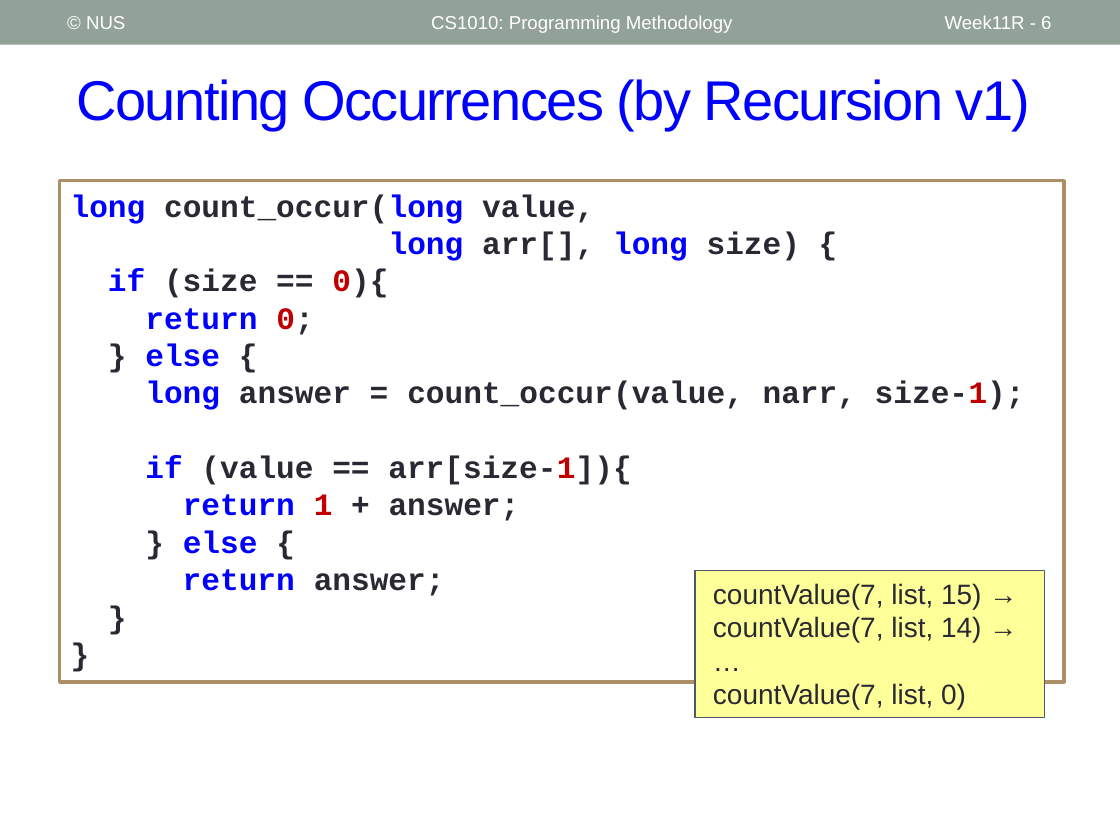
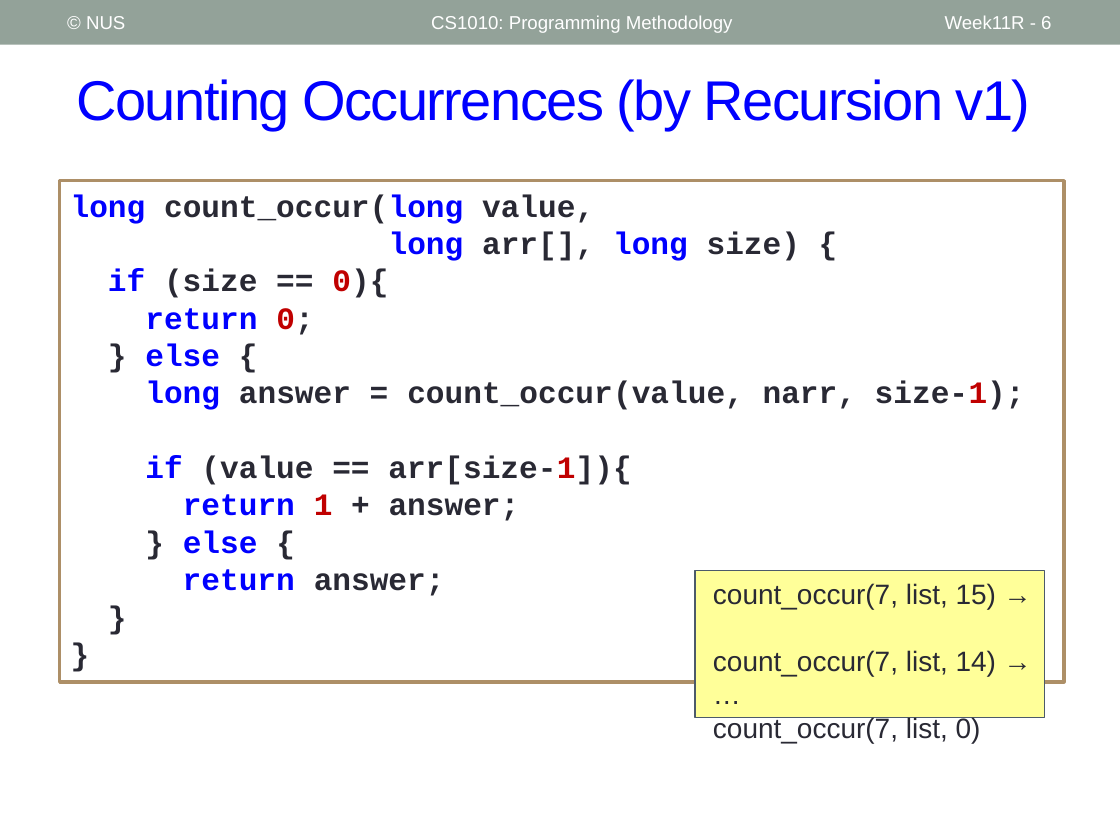
Before and after one commit to nus-cs1010-2526-s2/website, a slide deck: slide 6 of slides/Week11_Recap.pptx. Drawn at 1120x840 pixels with LibreOffice and Linux fonts; fonts in the diff are those of the drawing. Boxes give left, top, right and bottom in pixels: in the first picture for what was removed or moved away, otherwise in the second. Text is boxed around its words. In the diff, an @@ line names an element or a change of style, - is before the commit and + after.

```diff
--- a/slides/Week11_Recap.pptx
+++ b/slides/Week11_Recap.pptx
@@ text in rectangle at bbox=[713, 583, 996, 743]: text changed @@
-    countValue(7, list, 15) →
-    countValue(7, list, 14) →
-    …
-    countValue(7, list, 0)
+    count_occur(7, list, 15) →
+    count_occur(7, list, 14) →
+    …
+    count_occur(7, list, 0)
```
Also in this commit, not shown: 2 other slides changed, 13 other files.
